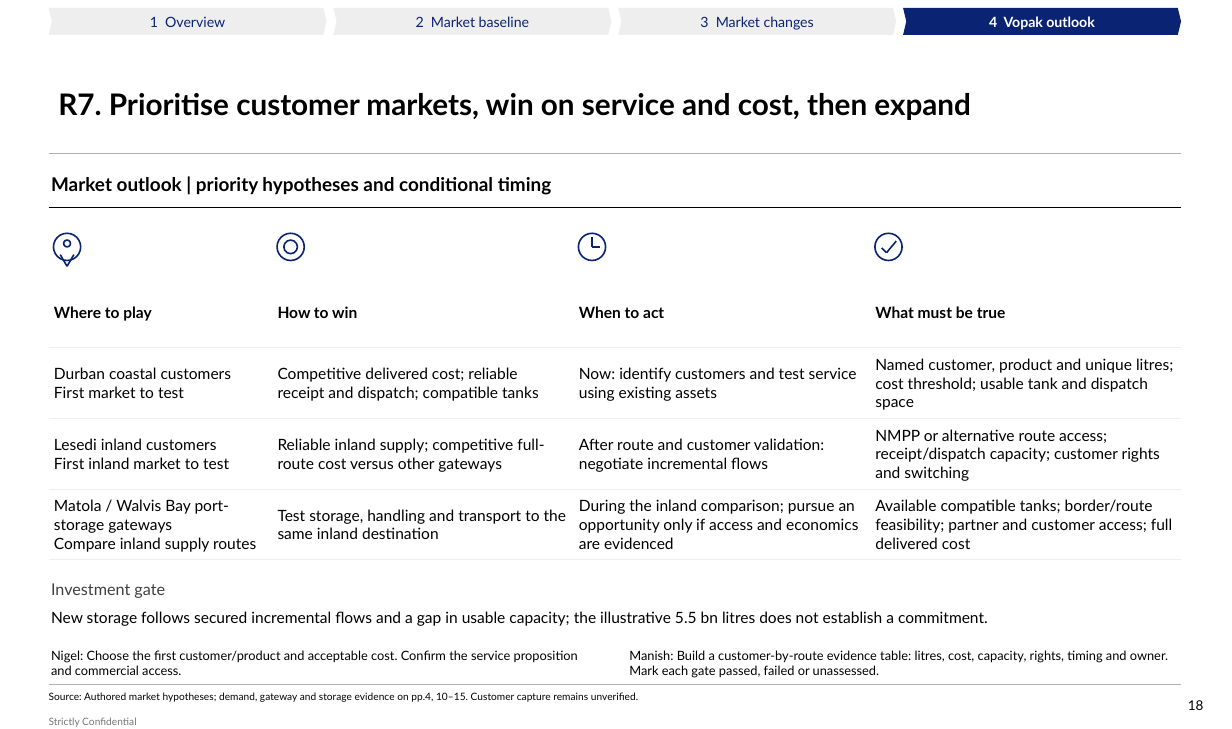
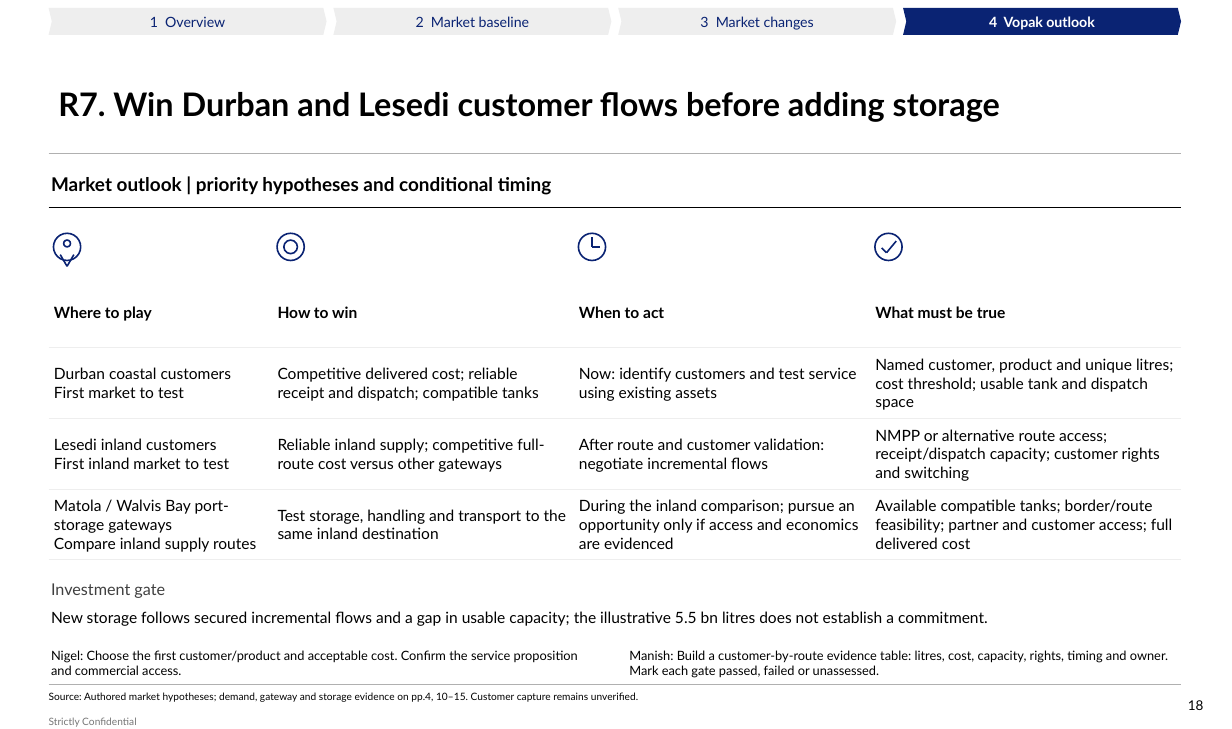
Before and after one commit to Africa-International-Advisors/liquid_fuels_model, a slide deck: slide 18 of pptx/output/delivered/Vopak_Week1_Convergence_2026_10_06.pptx. Drawn at 1232x729 pixels with LibreOffice and Linux fonts; fonts in the diff are those of the drawing; background and template pictures are left out. Boxes give left, top, right and bottom in pixels: in the first picture for what was removed or moved away, otherwise in the second. Text is boxed around its words. In the diff, an @@ line names an element or a change of style, - is before the commit and + after.

```diff
--- a/pptx/output/delivered/Vopak_Week1_Convergence_2026_10_06.pptx
+++ b/pptx/output/delivered/Vopak_Week1_Convergence_2026_10_06.pptx
@@ title at (x1=58, y1=92, x2=1000, y2=122): text changed; size 22 to 24 pt @@
-R7. Prioritise customer markets, win on service and cost, then expand
+R7. Win Durban and Lesedi customer flows before adding storage
```
Also in this commit, not shown: 17 other slides changed, 8 other files.
